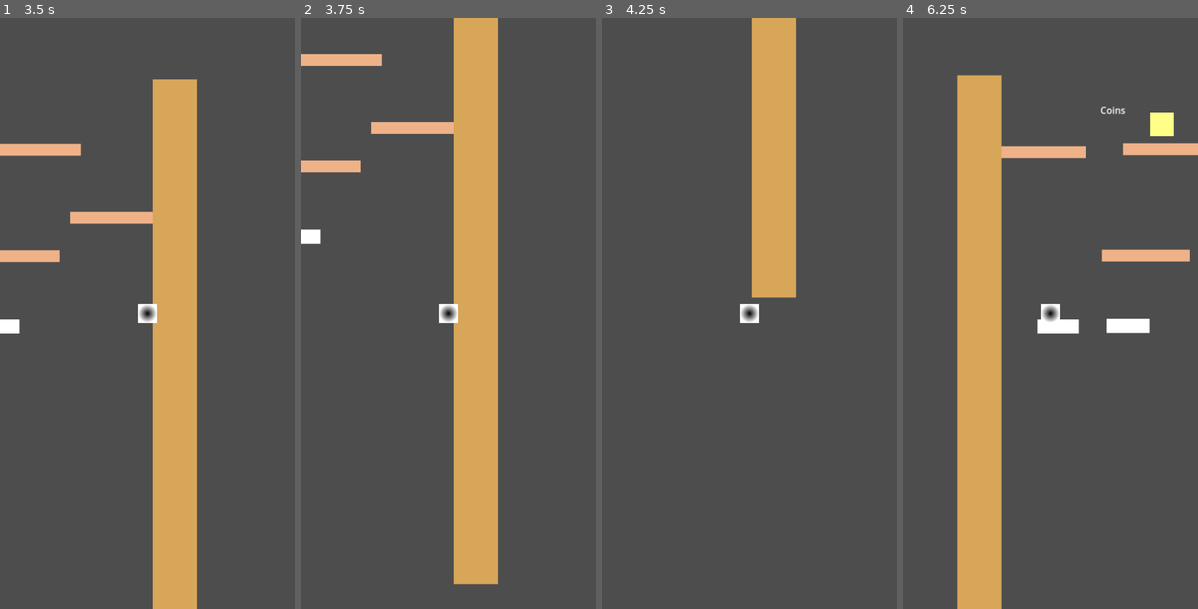
Above: before the commit, frames 1-4 (left to right).
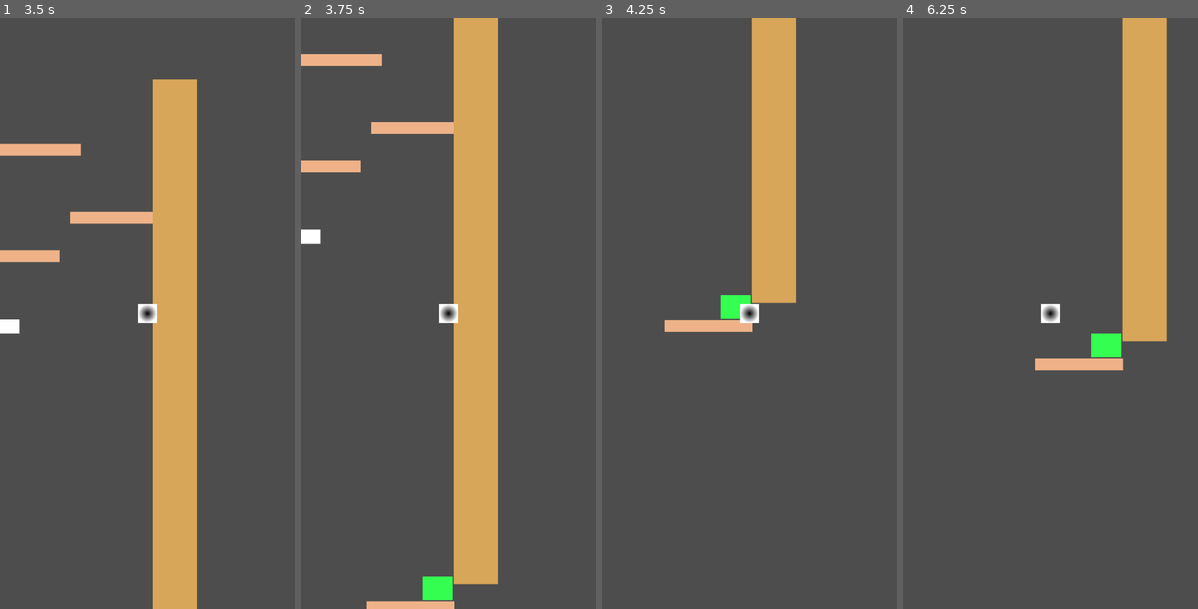
Above: after the commit, the same moments.

Repository: NicklasMiller/bubblegame
Game: Godot game, scene res://main.tscn
Two runs of this game, one before a commit and one after it. Both use one fixed random seed, a clock stepped at 60 frames per second and the inputs below.
Inputs:
- Up to frame 1 (3.5 s): tap Enter (ui_accept) at 0.5, 0.77, 1.52, 3.02 s; hold Right (ui_right) 0.53-2.03 s; hold Left (ui_left) 2.03-2.78 s; hold Right (ui_right) from 2.78 s (still down)
- Up to frame 2 (3.75 s): keep holding Right (ui_right)
- Up to frame 3 (4.25 s): keep holding Right (ui_right); tap Enter (ui_accept) at 3.77 s
- Up to frame 4 (6.25 s): release Right (ui_right) at 4.28 s; hold Left (ui_left) 4.28-5.03 s; tap Enter (ui_accept) at 4.52, 6.02 s; hold Right (ui_right) 5.03-5.78 s; hold Left (ui_left) from 5.78 s (still down)

Frame 1 is identical in both runs. In frame 2, 0.8% of the frame differs, in the area x 22-52%, y 94-100%; in frame 3, 1.0%; in frame 4, 25%, in the area x 18-100%, y 0-100%.

Commit message:
Added a finish line, modified world base, added scoring logic

Diff:
--- a/world_base.gd
+++ b/Boundaries/finish_line.gd
@@ -9,8 +9,3 @@
 # Called every frame. 'delta' is the elapsed time since the previous frame.
 func _process(delta: float) -> void:
 	pass
-
-
-func _on_body_entered(body: Node2D) -> void:
-	var current_scene = get_tree().current_scene
-	get_tree().reload_current_scene()
--- /dev/null
+++ b/Boundaries/world_base.gd
@@ -0,0 +1,25 @@
+extends Area2D
+
+signal game_over
+signal level_complete
+
+# Called when the node enters the scene tree for the first time.
+func _ready() -> void:
+	pass # Replace with function body.
+
+
+# Called every frame. 'delta' is the elapsed time since the previous frame.
+func _process(delta: float) -> void:
+	pass
+
+
+func _on_body_entered(body: Node2D) -> void:
+	print("You Died!")
+	emit_signal("game_over")
+	var current_scene = get_tree().current_scene
+	get_tree().reload_current_scene()
+
+
+func _on_finish_line_body_entered(body: Node2D) -> void:
+	print("Level Complete")
+	emit_signal("level_complete")
--- /dev/null
+++ b/Boundaries/world_base.tscn
@@ -0,0 +1,37 @@
+[gd_scene load_steps=5 format=3 uid="uid://dpc14v0tredjf"]
+
+[ext_resource type="Script" path="res://Boundaries/world_base.gd" id="1_ofufs"]
+[ext_resource type="Script" path="res://Boundaries/finish_line.gd" id="2_ibdrf"]
+
+[sub_resource type="WorldBoundaryShape2D" id="WorldBoundaryShape2D_tk5vi"]
+distance = -87.0
+
+[sub_resource type="RectangleShape2D" id="RectangleShape2D_3x8uo"]
+size = Vector2(69.5, 77.5)
+
+[node name="WorldBase" type="Area2D"]
+position = Vector2(54, 961)
+script = ExtResource("1_ofufs")
+
+[node name="CollisionShape2D" type="CollisionShape2D" parent="."]
+position = Vector2(-2, 0)
+shape = SubResource("WorldBoundaryShape2D_tk5vi")
+
+[node name="FinishLine" type="Area2D" parent="."]
+position = Vector2(359, 1003)
+script = ExtResource("2_ibdrf")
+
+[node name="CollisionShape2D" type="CollisionShape2D" parent="FinishLine"]
+position = Vector2(47, -1006)
+shape = SubResource("RectangleShape2D_3x8uo")
+
+[node name="ColorRect" type="ColorRect" parent="FinishLine"]
+offset_left = 24.0
+offset_top = -1001.0
+offset_right = 75.0
+offset_bottom = -961.0
+color = Color(0.203922, 1, 0.313726, 1)
+
+[connection signal="body_entered" from="." to="." method="_on_body_entered"]
+[connection signal="game_over" from="." to="." method="_ready"]
+[connection signal="body_entered" from="FinishLine" to="." method="_on_finish_line_body_entered"]
--- a/collect_coin.tscn
+++ b/Collectables/collect_coin.tscn
@@ -1,6 +1,6 @@
 [gd_scene load_steps=3 format=3 uid="uid://cp2hq0h3lliec"]
 
-[ext_resource type="Script" path="res://collect_coin.gd" id="1_6fo0s"]
+[ext_resource type="Script" path="res://Collectables/collect_coin.gd" id="1_6fo0s"]
 
 [sub_resource type="CircleShape2D" id="CircleShape2D_nna3e"]
 radius = 21.095
--- a/moving_platform.tscn
+++ b/Platforms/moving_platform.tscn
@@ -76,10 +76,10 @@
 shape = SubResource("RectangleShape2D_ml2k1")
 
 [node name="ColorRect" type="ColorRect" parent="LeftHalf"]
-offset_left = -52.9307
-offset_top = -11.3813
-offset_right = 17.0693
-offset_bottom = 12.6187
+offset_left = -9.0
+offset_top = -12.0
+offset_right = 61.0
+offset_bottom = 12.0
 
 [node name="RightHalf" type="StaticBody2D" parent="."]
 
--- a/character.gd
+++ b/character.gd
@@ -2,6 +2,13 @@
 
 const SPEED = 300.0
 const JUMP_VELOCITY = -400.0
+
+var score = 0
+var fall_distance = 0
+var previous_y = position.y
+@onready var old_score = 0
+
+@export var highscore = 0
 
 func _ready() -> void:
 	pass
@@ -23,5 +30,15 @@
 	else:
 		velocity.x = move_toward(velocity.x, 0, SPEED)
 
+	# Track the character Y position, relating the further down to a higher score
+	if velocity.y > 0:
+		fall_distance += position.y - previous_y
+		score += int(fall_distance * 0.1)
+		if score > old_score:
+			if score % 2 == 0:
+				print("Score Is: %d" % (score/100))
+		old_score = score
+	previous_y = position.y
+
 
 	move_and_slide()
--- a/main.gd
+++ b/main.gd
@@ -1,12 +1,11 @@
 extends Node2D
 
 var coin_count = 0
+
 # Called when the node enters the scene tree for the first time.
 func _ready() -> void:
 	pass
 
-
-
 # Called every frame. 'delta' is the elapsed time since the previous frame.
 func _process(delta: float) -> void:
 	pass
--- a/main.tscn
+++ b/main.tscn
@@ -2,16 +2,19 @@
 
 [ext_resource type="PackedScene" uid="uid://btew2ipfh2lw5" path="res://character.tscn" id="1_idqdn"]
 [ext_resource type="Script" path="res://main.gd" id="1_jivaw"]
-[ext_resource type="PackedScene" uid="uid://bksihhto2m3hl" path="res://platform.tscn" id="1_rovgf"]
-[ext_resource type="PackedScene" uid="uid://cxr6vtfawowmt" path="res://sidewalls.tscn" id="3_njy5m"]
-[ext_resource type="PackedScene" uid="uid://dpc14v0tredjf" path="res://world_base.tscn" id="4_16pni"]
-[ext_resource type="PackedScene" uid="uid://c3xg24c70t3pv" path="res://moving_platform.tscn" id="5_qgd6w"]
-[ext_resource type="PackedScene" uid="uid://cp2hq0h3lliec" path="res://collect_coin.tscn" id="6_e3v0c"]
-[ext_resource type="PackedScene" uid="uid://6vm1l6kaux64" path="res://coin_counter.tscn" id="8_mgcm5"]
+[ext_resource type="PackedScene" uid="uid://bksihhto2m3hl" path="res://Platforms/platform.tscn" id="1_rovgf"]
+[ext_resource type="PackedScene" uid="uid://cxr6vtfawowmt" path="res://Boundaries/sidewalls.tscn" id="3_njy5m"]
+[ext_resource type="PackedScene" uid="uid://dpc14v0tredjf" path="res://Boundaries/world_base.tscn" id="4_16pni"]
+[ext_resource type="PackedScene" uid="uid://c3xg24c70t3pv" path="res://Platforms/moving_platform.tscn" id="5_qgd6w"]
+[ext_resource type="PackedScene" uid="uid://cp2hq0h3lliec" path="res://Collectables/collect_coin.tscn" id="6_e3v0c"]
+[ext_resource type="PackedScene" uid="uid://6vm1l6kaux64" path="res://Collectables/coin_counter.tscn" id="8_mgcm5"]
 
 [node name="Main" type="Node2D"]
 position = Vector2(0, -1)
 script = ExtResource("1_jivaw")
+
+[node name="StaticBody2D5" parent="." instance=ExtResource("1_rovgf")]
+position = Vector2(338, 913)
 
 [node name="StaticBody2D" parent="." instance=ExtResource("1_rovgf")]
 position = Vector2(3, -8)
@@ -29,7 +32,7 @@
 position = Vector2(0, -12)
 
 [node name="WorldBase" parent="." instance=ExtResource("4_16pni")]
-position = Vector2(173, 1000)
+position = Vector2(50, 978)
 
 [node name="MovingPlatform" parent="." instance=ExtResource("5_qgd6w")]
 position = Vector2(126, 405)
--- a/world_base.tscn
+++ /dev/null
@@ -1,14 +0,0 @@
-[gd_scene load_steps=3 format=3 uid="uid://dpc14v0tredjf"]
-
-[ext_resource type="Script" path="res://world_base.gd" id="1_ofufs"]
-
-[sub_resource type="WorldBoundaryShape2D" id="WorldBoundaryShape2D_tk5vi"]
-distance = -997.0
-
-[node name="WorldBase" type="Area2D"]
-script = ExtResource("1_ofufs")
-
-[node name="CollisionShape2D" type="CollisionShape2D" parent="."]
-shape = SubResource("WorldBoundaryShape2D_tk5vi")
-
-[connection signal="body_entered" from="." to="." method="_on_body_entered"]
Renamed: sidewalls.tscn -> Boundaries/sidewalls.tscn
Renamed: coin_counter.tscn -> Collectables/coin_counter.tscn
Renamed: collect_coin.gd -> Collectables/collect_coin.gd
Renamed: platform.tscn -> Platforms/platform.tscn
